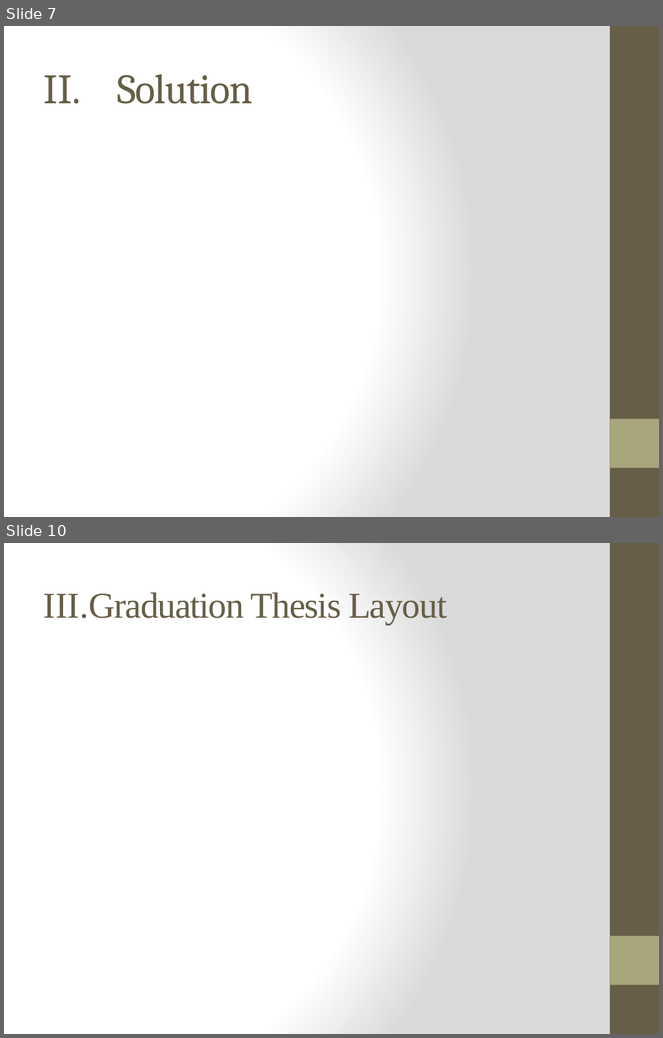
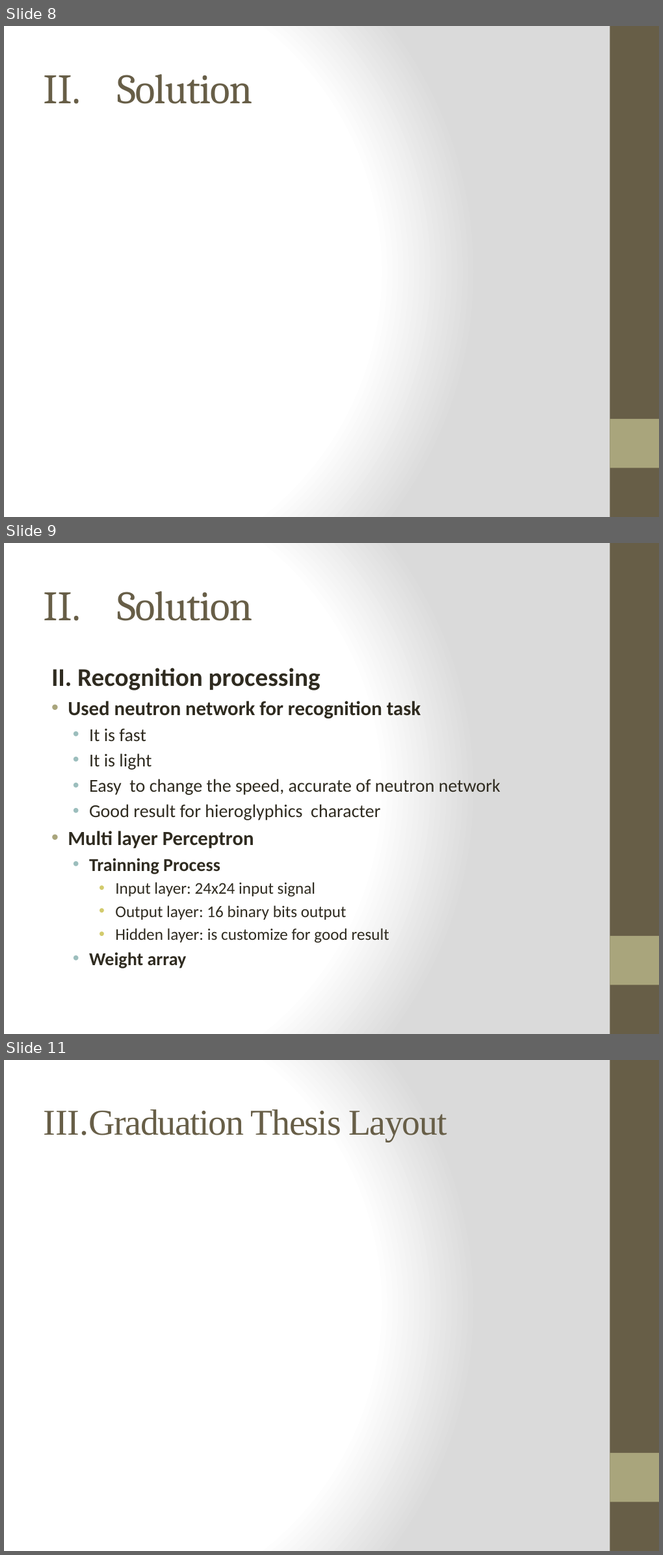
Before and after one commit to hieu292/nom-ocr-android, a slide deck: bao cao tuan/Bao cao tien do.pptx. Shown one above the other, each under a label of ours: slides 7 and 10 before the commit, slides 8, 9 and 11 after it; the slides between them are not shown. The pictures are 663x1038 and 663x1555 pixels, drawn with LibreOffice and Linux fonts; fonts in the diff are those of the drawing. Boxes give left, top, right and bottom in pixels: in the first picture for what was removed or moved away, otherwise in the second. Text is boxed around its words. In the diff, an @@ line names an element or a change of style, - is before the commit and + after.

```diff
--- a/bao cao tuan/Bao cao tien do.pptx
+++ b/bao cao tuan/Bao cao tien do.pptx
@@ slide 9 added at [4,543,659,1034], background gradient #FFFFFF to #DADADA; not listed: 2 template elements that a slide beside it also shows @@
@@ title added at [117,591,252,621], 46 pt, text #675E47 @@
+II. Solution
@@ text added at [51,668,501,969], 20 pt, text #2F2B20 @@
+II. Recognition processing
+• Used neutron network for recognition task
+  • It is fast
+  • It is light
+  • Easy to change the speed, accurate of neutron network
+  • Good result for hieroglyphics character
+• Multi layer Perceptron
+  • Trainning Process
+    • Input layer: 24x24 input signal
+    • Output layer: 16 binary bits output
+    • Hidden layer: is customize for good result
+  • Weight array
@@ what was slide 7 is now slide 8 @@
@@ what was slide 10 is now slide 11 @@
```
Also in this commit, not shown: 1 slide changed, 2 other slides added, 2 slides removed, 1 other file.
